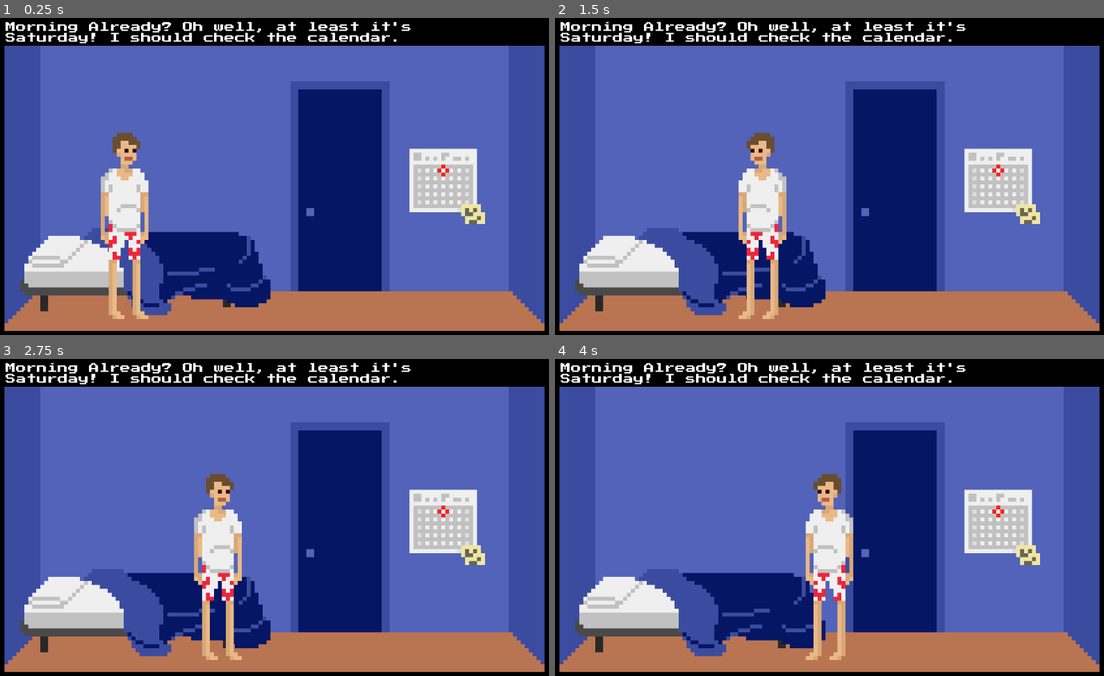
Above: before the commit, frames 1-4 (two rows, left to right).
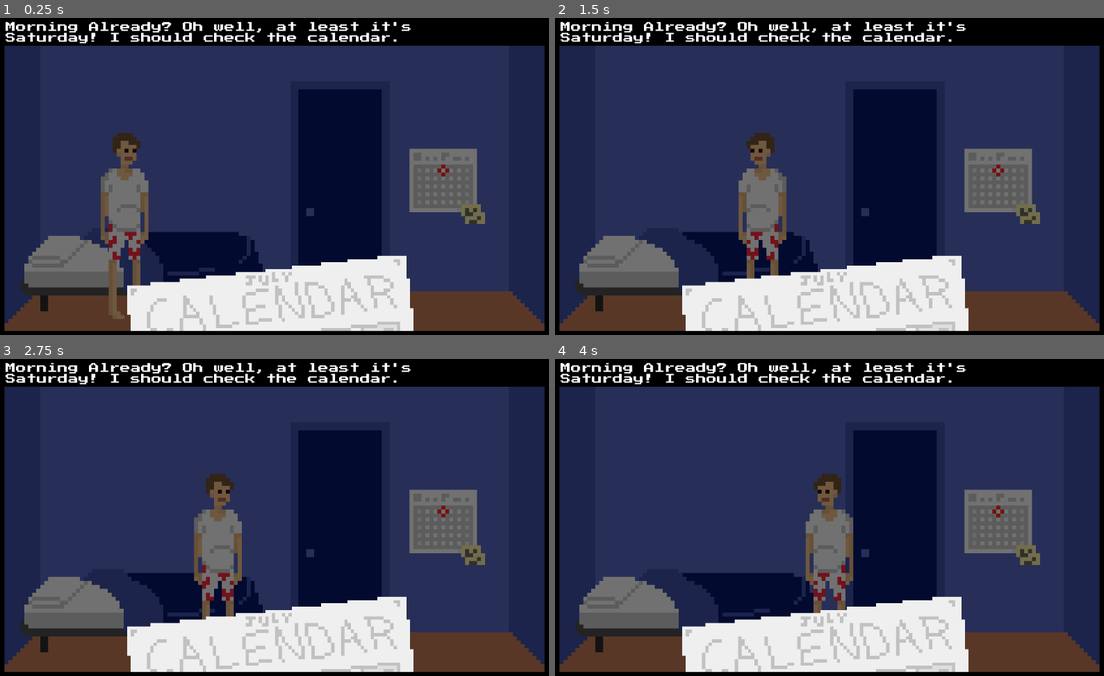
Above: after the commit, the same moments.

Repository: lthammond/CS315-midterm-Halfway_There
Game: Godot game, scene res://src/Bedroom.tscn
The game is run twice, just before and just after one commit, with the same random seed, the same clock (stepped at 60 frames per second) and the same inputs.
Inputs:
- Up to frame 1 (0.25 s): no input
- Up to frame 2 (1.5 s): tap Enter at 0.5 s; hold Right (move_right) 0.53-1.28 s; hold Up (interact) 0.53-1.28 s; hold Left (move_left) from 1.28 s (still down); tap Up (interact) at 1.35 s
- Up to frame 3 (2.75 s): release Left (move_left) at 2.03 s; hold Right (move_right) from 2.03 s (still down); hold Up (interact) from 2.03 s (still down)
- Up to frame 4 (4 s): release Up (interact) at 2.78 s; tap Up (interact) at 2.85 s; release Right (move_right) at 3.53 s; hold Left (move_left) from 3.53 s (still down); hold Up (interact) from 3.53 s (still down)

The runs differ from the first frame. In frame 1, 89% of the frame differs, in the area x 0-100%, y 8-99%; in frame 2, 89%; in frame 3, 89%; in frame 4, 89%.

Commit message:
Add to mailbox interaction

Diff:
--- a/project/src/Bedroom.tscn
+++ b/project/src/Bedroom.tscn
@@ -199,7 +199,7 @@
 margin_top = -396.0
 margin_right = 245.0
 margin_bottom = 287.0
-color = Color( 0, 0, 0, 0 )
+color = Color( 0, 0, 0, 0.52549 )
 __meta__ = {
 "_edit_use_anchors_": false
 }
@@ -210,7 +210,7 @@
 anims/Zoom_on_tasks = SubResource( 3 )
 
 [node name="CalendarSprite" type="Sprite" parent="Calendar/Interaction"]
-position = Vector2( -302.519, 640.226 )
+position = Vector2( -302.519, 422.984 )
 scale = Vector2( 6.62392, 6.62392 )
 texture = ExtResource( 7 )
 
--- a/project/src/FrontYard.gd
+++ b/project/src/FrontYard.gd
@@ -8,6 +8,8 @@
 
 
 func _on_Mailbox_start_interaction():
-	print("Hello")
 	$Mailbox/Interaction/AnimationPlayer.play("Fade_Dark")
-	yield(get_tree().create_timer(8), "timeout")
+	yield(get_tree().create_timer(7), "timeout")
+	$Mailbox/Interaction/AnimationPlayer.play("Fade_light")
+	yield(get_tree().create_timer(4.5), "timeout")
+	GlobalDialogVariables.tradingCardsRecieved = true
--- a/project/src/FrontYard.tscn
+++ b/project/src/FrontYard.tscn
@@ -8,6 +8,7 @@
 [ext_resource path="res://src/Interactable.tscn" type="PackedScene" id=6]
 [ext_resource path="res://assets/sprites/package.png" type="Texture" id=7]
 [ext_resource path="res://src/HUD.tscn" type="PackedScene" id=8]
+[ext_resource path="res://assets/fonts/PressStart2P-Regular.ttf" type="DynamicFontData" id=9]
 
 [sub_resource type="Animation" id=1]
 resource_name = "Fade_Dark"
@@ -36,6 +37,20 @@
 "update": 0,
 "values": [ Vector2( -356.869, 318.498 ), Vector2( -356.869, 318.498 ), Vector2( -356.869, -172.586 ) ]
 }
+tracks/2/type = "method"
+tracks/2/path = NodePath("../../HUD/Dialog/InteractionDialog1")
+tracks/2/interp = 1
+tracks/2/loop_wrap = true
+tracks/2/imported = false
+tracks/2/enabled = true
+tracks/2/keys = {
+"times": PoolRealArray( 2.5 ),
+"transitions": PoolRealArray( 1 ),
+"values": [ {
+"args": [  ],
+"method": "show"
+} ]
+}
 
 [sub_resource type="Animation" id=2]
 resource_name = "Fade_light"
@@ -53,19 +68,19 @@
 "values": [ Color( 0, 0, 0, 0.52549 ), Color( 0, 0, 0, 0.52549 ), Color( 0, 0, 0, 0 ) ]
 }
 tracks/1/type = "value"
-tracks/1/path = NodePath("CalendarSprite:position")
+tracks/1/path = NodePath("PackageSprite:position")
 tracks/1/interp = 1
 tracks/1/loop_wrap = true
 tracks/1/imported = false
 tracks/1/enabled = true
 tracks/1/keys = {
 "times": PoolRealArray( 0, 1.5 ),
-"transitions": PoolRealArray( 0.353553, 1 ),
+"transitions": PoolRealArray( 1, 1 ),
 "update": 0,
-"values": [ Vector2( -748.089, -446.497 ), Vector2( -748.089, 901.14 ) ]
+"values": [ Vector2( -356.869, -172.586 ), Vector2( -356.869, 431.443 ) ]
 }
 tracks/2/type = "method"
-tracks/2/path = NodePath("../../HUD/Dialog/InteractDialog2")
+tracks/2/path = NodePath("../../HUD/Dialog/InteractionDialog1")
 tracks/2/interp = 1
 tracks/2/loop_wrap = true
 tracks/2/imported = false
@@ -78,6 +93,10 @@
 "method": "hide"
 } ]
 }
+
+[sub_resource type="DynamicFont" id=3]
+size = 21
+font_data = ExtResource( 9 )
 
 [node name="FrontYard" type="Node2D"]
 script = ExtResource( 3 )
@@ -132,10 +151,30 @@
 anims/Fade_light = SubResource( 2 )
 
 [node name="PackageSprite" type="Sprite" parent="Mailbox/Interaction"]
-position = Vector2( -356.869, -172.586 )
+position = Vector2( -356.869, 431.443 )
 scale = Vector2( 8, 8 )
 texture = ExtResource( 7 )
 
 [node name="HUD" parent="." instance=ExtResource( 8 )]
 
+[node name="Dialog" type="Control" parent="HUD"]
+margin_left = 18.2689
+margin_top = 7.8745
+margin_right = 58.2689
+margin_bottom = 47.8745
+__meta__ = {
+"_edit_use_anchors_": false
+}
+
+[node name="InteractionDialog1" type="RichTextLabel" parent="HUD/Dialog"]
+visible = false
+margin_right = 881.731
+margin_bottom = 52.1255
+custom_fonts/normal_font = SubResource( 3 )
+bbcode_text = "My box of trading cards came! I should add them to my collection in the hallway!"
+text = "My box of trading cards came! I should add them to my collection in the hallway!"
+__meta__ = {
+"_edit_use_anchors_": false
+}
+
 [connection signal="start_interaction" from="Mailbox" to="." method="_on_Mailbox_start_interaction"]
--- a/project/src/GlobalDialogVariables.gd
+++ b/project/src/GlobalDialogVariables.gd
@@ -3,3 +3,4 @@
 var wakeUpTextRead := false
 var calendarPreviouslyTriggered := false
 var hallwayTextRead := false
+var tradingCardsRecieved := false
Not shown: 1 places in project/src/FrontYard.tscn that only renumber resources
